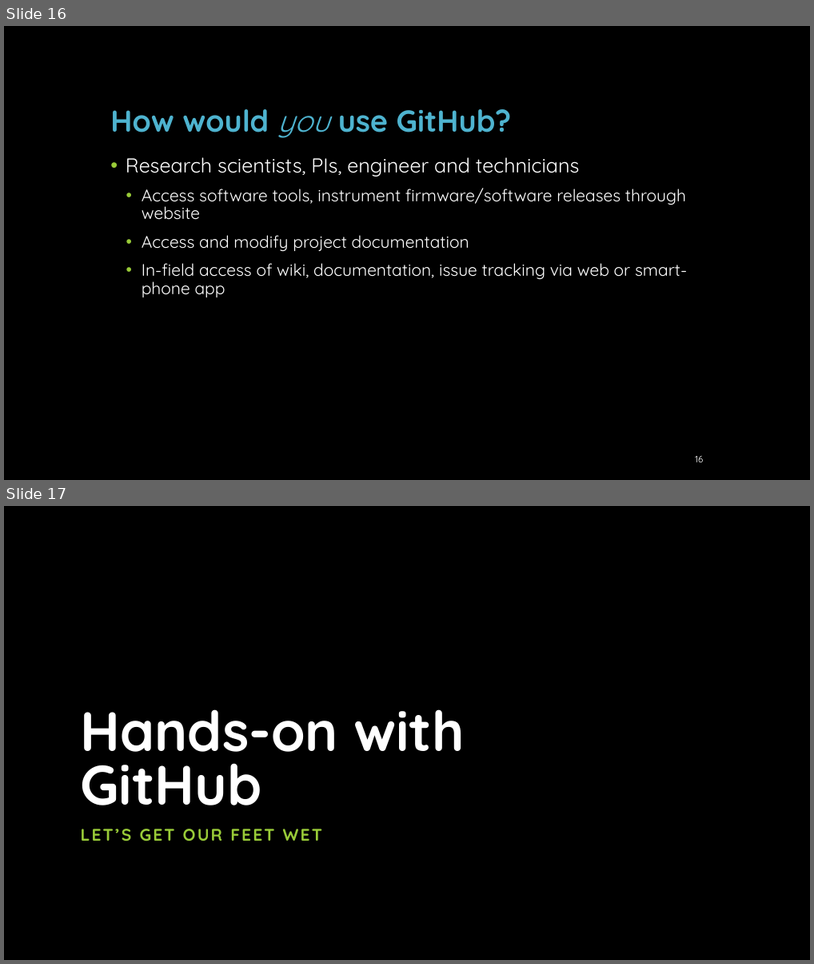
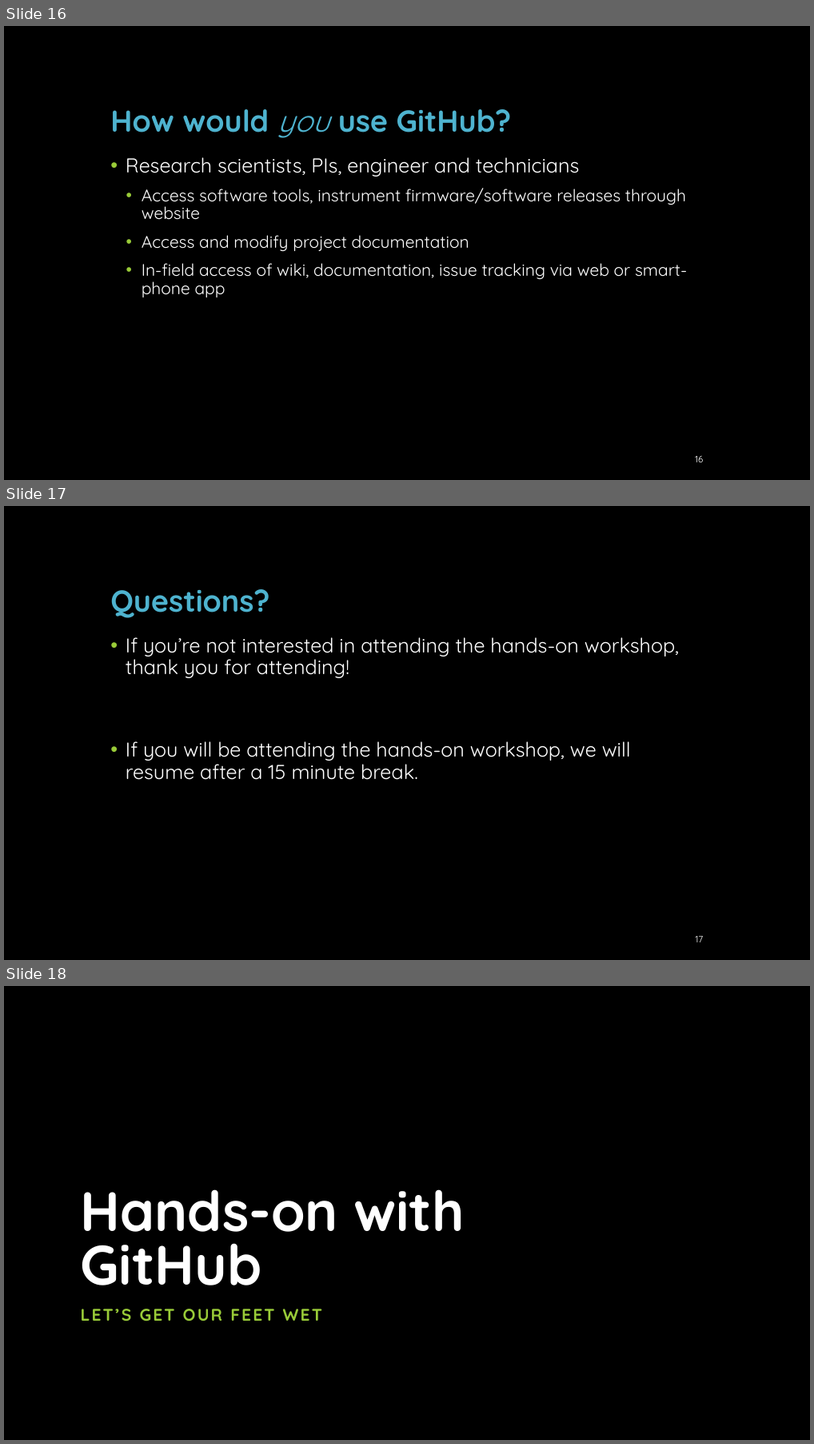
Before and after one commit to NOAA-PMEL/PMEL-training, a slide deck: 0-Workshop/Intro_to_GitHub_and_Version_Control.pptx. Shown one above the other, each under a label of ours: slides 16 and 17 before the commit, slides 16, 17 and 18 after it. The pictures are 814x964 and 814x1444 pixels, drawn with LibreOffice and Linux fonts; fonts in the diff are those of the drawing; background and template pictures are left out. Boxes give left, top, right and bottom in pixels: in the first picture for what was removed or moved away, otherwise in the second. Text is boxed around its words. In the diff, an @@ line names an element or a change of style, - is before the commit and + after.

```diff
--- a/0-Workshop/Intro_to_GitHub_and_Version_Control.pptx
+++ b/0-Workshop/Intro_to_GitHub_and_Version_Control.pptx
@@ slide 17 added at (4, 506, 810, 960), background picture (left out) @@
@@ title added at (110, 589, 270, 618), 36 pt, text #4EB3CF, bold @@
+Questions?
@@ text added at (126, 637, 679, 780), 24 pt, text #FFFFFF @@
+• If you’re not interested in attending the hands-on workshop, thank you for attending!
+• If you will be attending the hands-on workshop, we will resume after a 15 minute break.
@@ page number added at (696, 936, 704, 942), 11 pt, text #FFFFFF @@
+17
@@ what was slide 17 is now slide 18 @@
```
Also in this commit, not shown: 2 slides changed, 1 other file.
